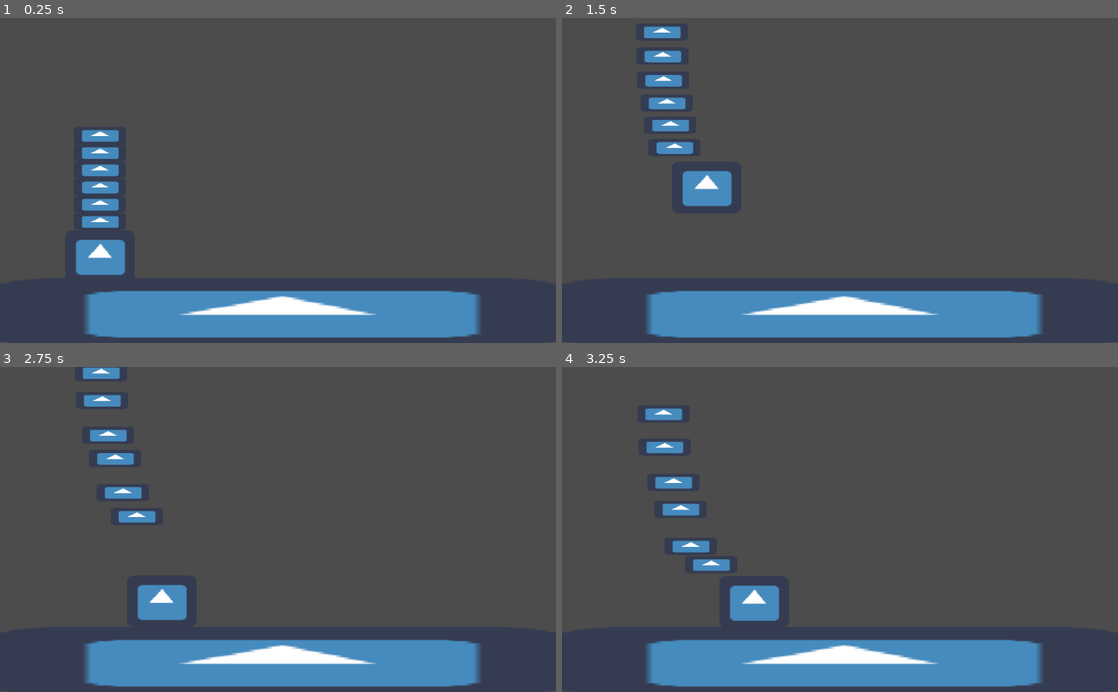
Above: before the commit, frames 1-4 (two rows, left to right).
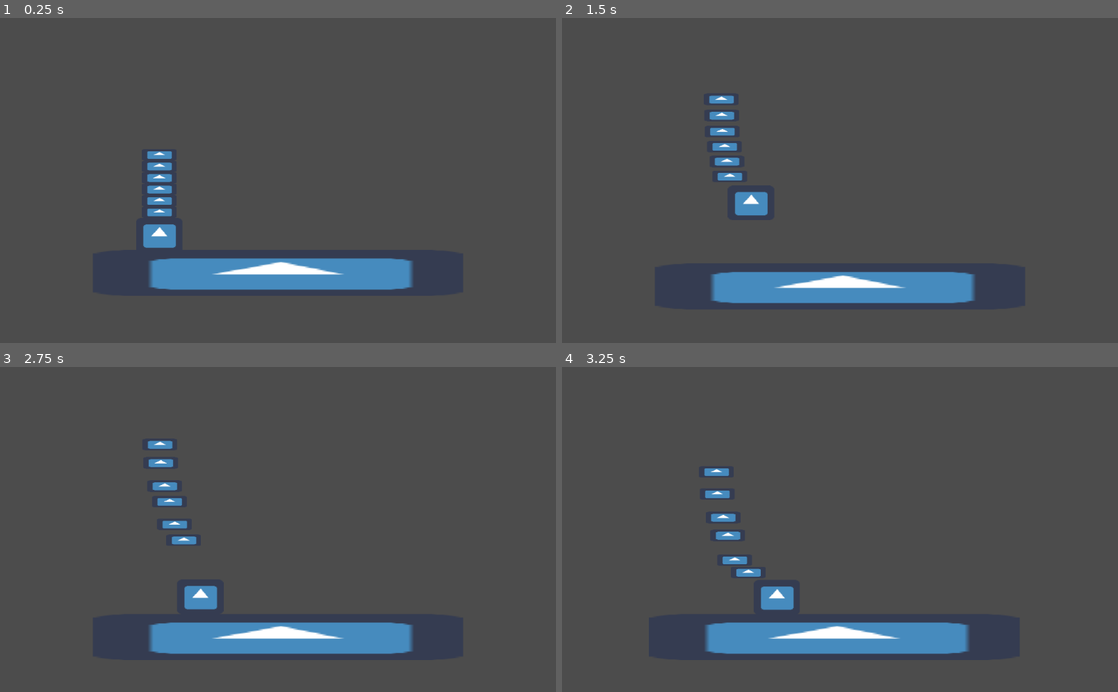
Above: after the commit, the same moments.

Repository: MauveMagician/Amazing-calzone-delivery-mobile-cat
Game: Godot game, scene res://Scene/TestStage.tscn
Same seed, same stepped clock (60 frames per second), same inputs: the game is played once before the commit and once after it. The engine's default icon, where the game draws it, is replaced by a stand-in: a white triangle on a blue panel in a dark square.
Inputs:
- Up to frame 1 (0.25 s): no input
- Up to frame 2 (1.5 s): tap Enter (ui_accept) at 0.5, 0.77 s; hold Right (ui_right) 0.53-1.28 s; hold Left (ui_left) from 1.28 s (still down)
- Up to frame 3 (2.75 s): tap Enter (ui_accept) at 1.52 s; release Left (ui_left) at 2.03 s; hold Right (ui_right) from 2.03 s (still down)
- Up to frame 4 (3.25 s): keep holding Right (ui_right); tap Enter (ui_accept) at 3.02 s

The runs differ from the first frame. In frame 1, 18% of the frame differs, in the area x 13-87%, y 34-99%; in frame 2, 15%; in frame 3, 15%; in frame 4, 14%.

Commit message:
added camera and a layer for GUI

Diff:
--- /dev/null
+++ b/Scene/PlayerCharacter.tscn
@@ -0,0 +1,82 @@
+[gd_scene load_steps=4 format=2]
+
+[ext_resource path="res://Scene/PlayerCharacter.gd" type="Script" id=1]
+[ext_resource path="res://icon.png" type="Texture" id=2]
+
+[sub_resource type="RectangleShape2D" id=1]
+
+custom_solver_bias = 0.0
+extents = Vector2( 64, 44.3077 )
+
+[node name="PlayerCharacter" type="RigidBody2D"]
+
+position = Vector2( 184, 456 )
+input_pickable = false
+collision_layer = 1
+collision_mask = 1
+mode = 2
+mass = 1.0
+friction = 0.5
+bounce = 0.4
+gravity_scale = 3.0
+custom_integrator = false
+continuous_cd = 0
+contacts_reported = 0
+contact_monitor = false
+sleeping = false
+can_sleep = true
+linear_velocity = Vector2( 0, 0 )
+linear_damp = -1.0
+angular_velocity = 0.0
+angular_damp = -1.0
+script = ExtResource( 1 )
+_sections_unfolded = [ "Transform" ]
+
+[node name="Sprite" type="Sprite" parent="." index="0"]
+
+position = Vector2( 0, -16 )
+scale = Vector2( 2, 1.5 )
+texture = ExtResource( 2 )
+
+[node name="CollisionShape2D" type="CollisionShape2D" parent="." index="1"]
+
+position = Vector2( -1.90735e-006, -19.6923 )
+shape = SubResource( 1 )
+_sections_unfolded = [ "Transform" ]
+
+[node name="RayCast2D" type="RayCast2D" parent="." index="2"]
+
+position = Vector2( 0, -8 )
+scale = Vector2( 1, 0.75 )
+enabled = true
+exclude_parent = true
+cast_to = Vector2( 0, 50 )
+collision_mask = 1
+_sections_unfolded = [ "Transform" ]
+
+[node name="Camera2D" type="Camera2D" parent="." index="3"]
+
+position = Vector2( 328, -168 )
+anchor_mode = 1
+rotating = false
+current = true
+zoom = Vector2( 1.5, 1.5 )
+limit_left = -10000000
+limit_top = -10000000
+limit_right = 10000000
+limit_bottom = 10000000
+limit_smoothed = false
+drag_margin_h_enabled = true
+drag_margin_v_enabled = true
+smoothing_enabled = false
+smoothing_speed = 5.0
+offset_v = 0.0
+offset_h = 0.0
+drag_margin_left = 0.1
+drag_margin_top = 0.2
+drag_margin_right = 0.2
+drag_margin_bottom = 0.6
+editor_draw_screen = true
+editor_draw_limits = true
+editor_draw_drag_margin = true
+_sections_unfolded = [ "Drag Margin", "Editor", "Transform" ]
--- a/Scene/TestStage.tscn
+++ b/Scene/TestStage.tscn
@@ -1,13 +1,8 @@
-[gd_scene load_steps=6 format=2]
+[gd_scene load_steps=5 format=2]
 
 [ext_resource path="res://Scene/Calzone.tscn" type="PackedScene" id=1]
-[ext_resource path="res://Scene/PlayerCharacter.gd" type="Script" id=2]
+[ext_resource path="res://Scene/PlayerCharacter.tscn" type="PackedScene" id=2]
 [ext_resource path="res://icon.png" type="Texture" id=3]
-
-[sub_resource type="RectangleShape2D" id=1]
-
-custom_solver_bias = 0.0
-extents = Vector2( 64, 44.3077 )
 
 [sub_resource type="RectangleShape2D" id=2]
 
@@ -40,53 +35,31 @@
 
 position = Vector2( 184, 360 )
 
-[node name="PlayerCharacter" type="RigidBody2D" parent="." index="6"]
+[node name="PlayerCharacter" parent="." index="6" instance=ExtResource( 2 )]
 
-position = Vector2( 184, 456 )
-input_pickable = false
-collision_layer = 1
-collision_mask = 1
-mode = 2
-mass = 1.0
-friction = 0.5
-bounce = 0.4
-gravity_scale = 3.0
-custom_integrator = false
-continuous_cd = 0
-contacts_reported = 0
-contact_monitor = false
-sleeping = false
-can_sleep = true
-linear_velocity = Vector2( 0, 0 )
-linear_damp = -1.0
-angular_velocity = 0.0
-angular_damp = -1.0
-script = ExtResource( 2 )
-_sections_unfolded = [ "Transform" ]
+[node name="UI Layer" type="CanvasLayer" parent="." index="7"]
 
-[node name="Sprite" type="Sprite" parent="PlayerCharacter" index="0"]
+layer = 1
+offset = Vector2( 0, 0 )
+rotation = 0.0
+scale = Vector2( 1, 1 )
+transform = Transform2D( 1, 0, 0, 1, 0, 0 )
 
-position = Vector2( 0, -16 )
-scale = Vector2( 2, 1.5 )
-texture = ExtResource( 3 )
+[node name="Control" type="NinePatchRect" parent="UI Layer" index="0"]
 
-[node name="CollisionShape2D" type="CollisionShape2D" parent="PlayerCharacter" index="1"]
+anchor_left = 0.0
+anchor_top = 0.0
+anchor_right = 1.0
+anchor_bottom = 1.0
+rect_pivot_offset = Vector2( 0, 0 )
+rect_clip_content = false
+mouse_filter = 2
+mouse_default_cursor_shape = 0
+size_flags_horizontal = 1
+size_flags_vertical = 1
+_sections_unfolded = [ "Anchor", "Focus", "Grow Direction", "Hint", "Margin", "Mouse", "Rect", "Size Flags", "Theme" ]
 
-position = Vector2( -1.90735e-006, -19.6923 )
-shape = SubResource( 1 )
-_sections_unfolded = [ "Transform" ]
-
-[node name="RayCast2D" type="RayCast2D" parent="PlayerCharacter" index="2"]
-
-position = Vector2( 0, -8 )
-scale = Vector2( 1, 0.75 )
-enabled = true
-exclude_parent = true
-cast_to = Vector2( 0, 50 )
-collision_mask = 1
-_sections_unfolded = [ "Transform" ]
-
-[node name="StaticBody2D" type="StaticBody2D" parent="." index="7"]
+[node name="StaticBody2D" type="StaticBody2D" parent="." index="8"]
 
 position = Vector2( 512, 544 )
 scale = Vector2( 16, 2 )
